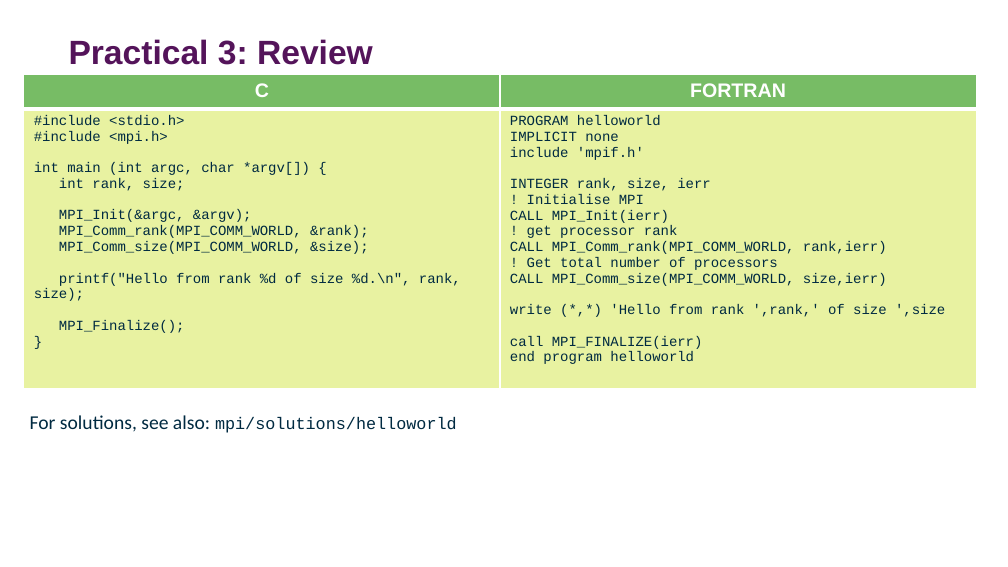
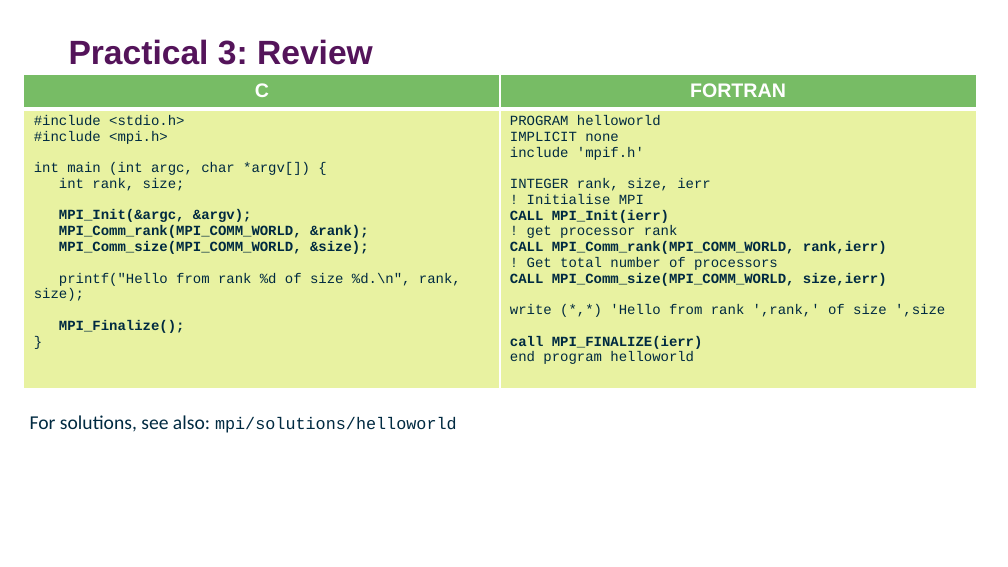
Before and after one commit to DurhamARC-Training/BasicParallelProgramming, a slide deck: slide 36 of OpenMPMPIShortCourse_Spring2026.odp. Drawn at 1008x567 pixels with LibreOffice and Linux fonts; fonts in the diff are those of the drawing; background and template pictures are left out. Boxes give left, top, right and bottom in pixels: in the first picture for what was removed or moved away, otherwise in the second. Text is boxed around its words. In the diff, an @@ line names an element or a change of style, - is before the commit and + after.

```diff
--- a/OpenMPMPIShortCourse_Spring2026.odp
+++ b/OpenMPMPIShortCourse_Spring2026.odp
@@ table at [24,75,977,389] @@
@@ bold on in "MPI_Init(&argc, &argv);", "MPI_Comm_rank(MPI_COMM_WORLD, &rank);", "MPI_Comm_size(MPI_COMM_WORLD, &size);", "MPI_Finalize();" and 4 more places @@
```
Also in this commit, not shown: 11 other slides changed, 1 slide added, 1 slide removed, 1 other file.
